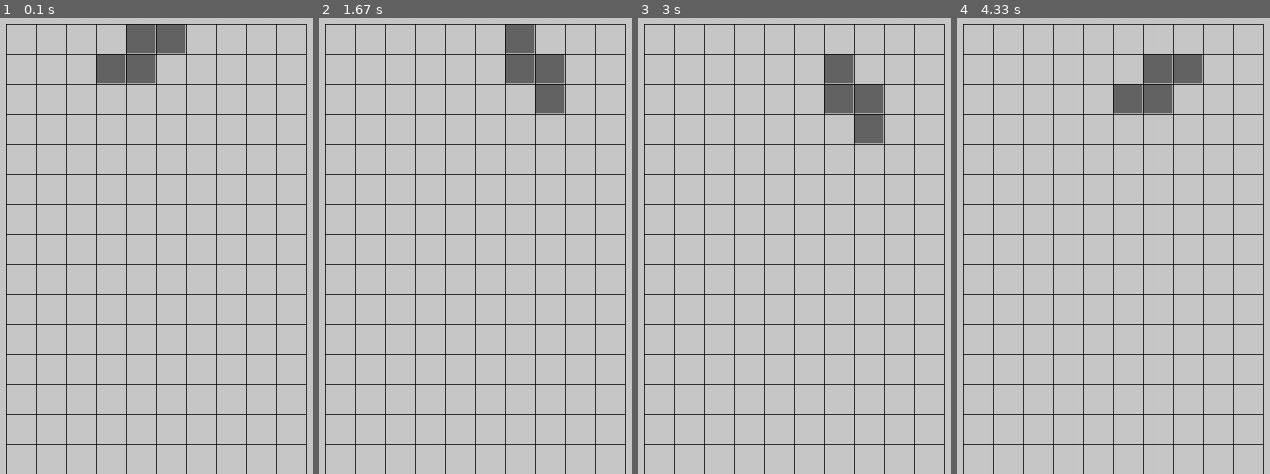
Above: before the commit, frames 1-4 (left to right).
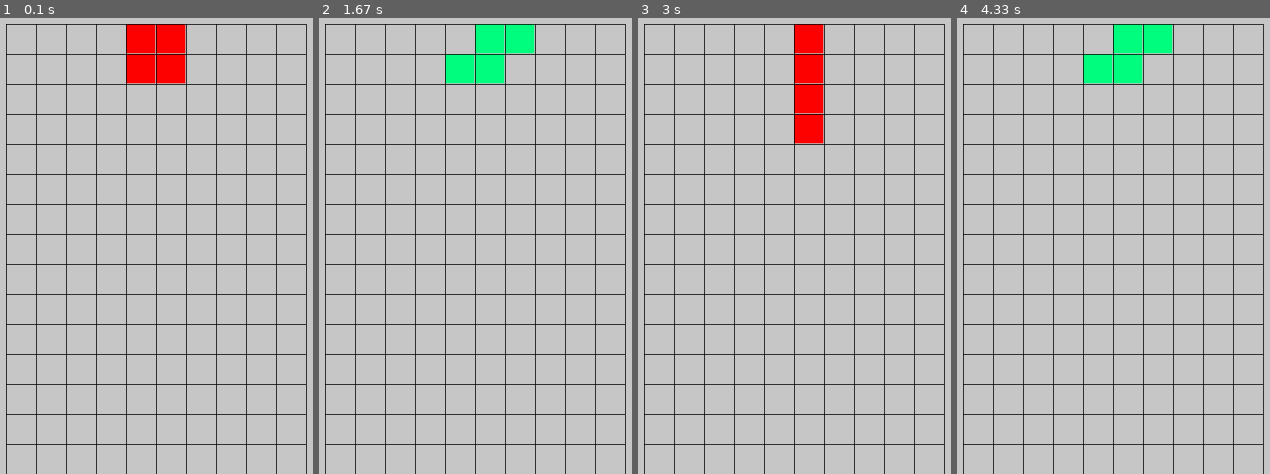
Above: after the commit, the same moments.

Repository: WannaYDL/Pygame
Game: pygame game, started from main.py
The game is run twice, just before and just after one commit, with the same random seed, the same clock (stepped at 60 frames per second) and the same inputs.
Inputs:
- Up to frame 1 (0.1 s): no input
- Up to frame 2 (1.67 s): hold F 0.33-0.8 s; hold Right 0.33-0.8 s; hold Right 0.83-1.3 s; tap F at 0.9, 1.2, 1.4 s; hold Up 1.33-1.63 s
- Up to frame 3 (3 s): hold Right 1.67-2.13 s; tap F at 1.73, 2.03, 2.23, 2.53, 2.8 s; hold Left 2.17-2.7 s; hold Down from 2.73 s (still down)
- Up to frame 4 (4.33 s): release Down at 3.03 s; hold Left 3.07-3.47 s; tap F at 3.13, 3.43, 3.57, 3.97, 4.27 s; hold Up 3.5-3.87 s; hold Right from 3.9 s (still down)

The runs differ from the first frame. In frame 1, 3.1% of the frame differs, in the area x 30-60%, y 1-15%; in frame 2, 4.3%; in frame 3, 4.9%, in the area x 49-79%, y 1-28%; in frame 4, 4.9%.

Commit message:
Add files via upload

Diff:
--- /dev/null
+++ b/gamewall.py
@@ -0,0 +1,38 @@
+'''
+    TetrisGame/gamewall.py
+'''
+from  settings import*
+#游戏区墙体类，记住落到底部的方块组成的‘墙’
+class GameWall():
+    # 游戏开始时，区域15*10的格子被符号‘—’填充，‘墙’是空的
+    def __init__(self,screen):
+        self.screen = screen
+        self.area = [ ]
+        line = [WALL_BLANK_LABEL] * COLUMN_NUM
+        #append() 方法用于在列表末尾添加新的对象
+        #extend() 函数用于在列表末尾一次性追加另一个序列中的多个值（用新列表扩展原来的列表
+        for i in range(LINE_NUM):
+            #在are空列表后添加列表line
+            #line[:]截取整个line列表
+            self.area.append(line[:])
+
+    #打印15*10的二维矩阵self.area的元素值，用于调试
+    def print(self):
+        print(len(self.area),"rows",len(self.area[0],"colums"))
+        for line in self.area:
+            print(line)
+
+    #垒墙函数，将当前方块piece砌到墙体内
+    def add_to_wall(self,piece):
+        shape_turn = PIECES[piece.shape][piece.turn_times]
+        for r in range(len(shape_turn)):
+            for c in range(len(shape_turn[0])):
+                if shape_turn[r][c] == 'O':
+                    #将当前位置按当前piece.shape的形状标记
+                    self.set_cell((piece.x+c,piece.y+r),piece.shape)
+
+    #绘制当前小方格
+    #把第r行第c列的方格打上记号
+    def set_cell(self,position,shape_label):
+        c,r=position;
+        self.area[r][c] = shape_label
--- a/main.py
+++ b/main.py
@@ -1,20 +1,31 @@
 #print("hello world!")
 import sys
 import  pygame
+import  random
+import  time
 from settings import *
 from piece import Piece
+from gamewall import  GameWall
 
 def main():
     pygame.init()#初始化
     #创建屏幕对象
     screen = pygame.display.set_mode((SCREEN_WIDTH,SCREEN_HEIGHT))
     pygame.display.set_caption("俄罗斯方块")
+    pygame.key.set_repeat(10,100)
     bg_color = BG_COLOR
     #建立方块对象
-    piece = Piece('S',screen)
+    #piece = Piece('J',screen)
+    random.seed(int(time.time()))   #产生不同的随机序列
+    piece = Piece(random.choice(PIECE_TYPES),screen)
+    game_wall = GameWall(screen)
+
     #pygame.event.get():从事件队列中取出所有事件对象，
     #得到待处理事件列表
     while True:
+        if piece.is_on_botton:
+            game_wall.add_to_wall(piece)
+            piece = Piece(random.choice(PIECE_TYPES),screen)
         #监视键盘和鼠标事件
         check_events(piece)
 
@@ -74,5 +85,7 @@
             elif event.key == pygame.K_LEFT:
                 print("向左方向键被按下")
                 piece.move_left()
+            elif event.key == pygame.K_f:
+                piece.fall_down()
 
 main()
--- a/piece.py
+++ b/piece.py
@@ -4,11 +4,13 @@
 import pygame
 class Piece():
     def __init__(self,shape,screen):
-        self.x = 3
+        self.x = 4
         self.y = 0
         self.shape = shape
-        self.turn_times = 0     #翻转了几次决定了方块当前的状态，初始值为0
+        self.turn_times = 0         #翻转了几次决定了方块当前的状态，初始值为0
         self.screen = screen
+        self.is_on_botton = False   #标记是否到底
+
 
     #画出形状为piece的方块
     def paint(self):
@@ -17,20 +19,23 @@
         #print(len(shape_template))len(shape_template)为矩阵行数
         #print(len(shape_template[0]))len(shape_template[0])为矩阵列数
         for r in range(len(shape_turn)):
-            for c in range(len(shape_turn[1])):
+            for c in range(len(shape_turn[0])):
                 if shape_turn[r][c] == 'O':
-                    self.draw_cell(self.x+c,self.y+r)
+                    self.draw_cell(self.x + c,self.y + r)
     #绘制  方格
     def draw_cell(self,x,y):
         cell_position = (x*CELL_WIDTH+GAME_AREA_LEFT+1,
                          y*CELL_WIDTH+GAME_AREA_TOP+1)
         cell_width_height = (CELL_WIDTH-2,CELL_WIDTH-2)
         cell_rect = pygame.Rect(cell_position,cell_width_height)
-        pygame.draw.rect(self.screen,CELL_COLOR,cell_rect)
+        pygame.draw.rect(self.screen,PIECE_COLORS[self.shape],cell_rect)
 
     #判断是否在最右边
     def can_move_right(self):
-        shape_mtx = PIECES[self.shape]
+        #shape_list_len = len(PIECES[self.shape])
+        #turn_times = (self.turn_times + 1) % shape_list_len
+        #shape_mtx = PIECES[self.shape][turn_times]
+        shape_mtx = PIECES[self.shape][self.turn_times]
         for r in range(len(shape_mtx)):
             for c in range(len(shape_mtx[0])):
                 if shape_mtx[r][c] == 'O':
@@ -39,16 +44,20 @@
         return  True
 
     def can_move_left(self):
-        shape_mtx = PIECES[self.shape]
+        shape_mtx = PIECES[self.shape][self.turn_times]
         for r in range(len(shape_mtx)):
             for c in range(len(shape_mtx[0])):
                 if shape_mtx[r][c] =='O':
-                    if (self.x + c) == 0:
+                    if (self.x + c) <= 0:
                         return  False
         return  True
 
+    # 判断是否到底
     def can_move_down(self):
-        shape_mtx = PIECES[self.shape]
+        #shape_list_len = len(PIECES[self.shape])
+        #turn_times = (self.turn_times + 1) % shape_list_len
+        #shape_mtx = PIECES[self.shape][turn_times]
+        shape_mtx = PIECES[self.shape][self.turn_times]
         for r in range(len(shape_mtx)):
             for c in range(len(shape_mtx[0])):
                 if shape_mtx[r][c] == 'O':
@@ -60,11 +69,11 @@
     def can_turn(self):
         shape_list_len = len(PIECES[self.shape])
         turn_times = (self.turn_times + 1) %  shape_list_len
-        shape_mst = PIECES[self.shape][turn_times]
-        for r in range(len(shape_mst)):
-            for c in range(len(shape_mst[0])):
-                if shape_mst[r][c] == 'O':
-                    if (self.x + c >= COLUMN_NUM - 1 or self.x+c < 0) \
+        shape_mtx = PIECES[self.shape][turn_times]
+        for r in range(len(shape_mtx)):
+            for c in range(len(shape_mtx [0])):
+                if shape_mtx[r][c] == 'O':
+                    if (self.x + c >= COLUMN_NUM or self.x+c < 0) \
                             or (self.y + r >= LINE_NUM or self.y + r < 0):
                         return  False
         return  True
@@ -80,11 +89,17 @@
             self.x -= 1
 
     def move_down(self):
-        '''方块向下移动1格'''
+         #方块向下移动1格
         if self.can_move_down():
             self.y += 1
+        else:
+            self.is_on_botton = True
+
+    def fall_down(self):
+        while not self.is_on_botton:
+            self.move_down()
 
     def turn(self):
         shape_list_len = len(PIECES[self.shape])
-        if self.can_turn:
+        if self.can_turn():
             self.turn_times = (self.turn_times + 1) % shape_list_len
--- a/settings.py
+++ b/settings.py
@@ -87,3 +87,16 @@
           'I': I_SHAPE_TEMPLATE,
           'O': O_SHAPE_TEMPLATE,
           'T': T_SHAPE_TEMPLATE}
+
+PIECE_TYPES = ['S','Z','J','L','I','O','T']
+
+PIECE_COLORS = {
+    'S':(0,255,128),
+    'Z':(255,128,255),
+    'J':(128,0,255),
+    'L':(0,0,255),
+    'I':(255,0,0),
+    'O':(255,0,0),
+    'T':(255,128,0)
+}
+WALL_BLANK_LABEL = '_'
--- /dev/null
+++ b/try.py
@@ -0,0 +1,8 @@
+#print("hello world!")
+#用来测试函数
+line = ['_']*10
+area = ['area','append']
+#area.extend(line)
+print(area)
+area.append(line)
+print(area)
